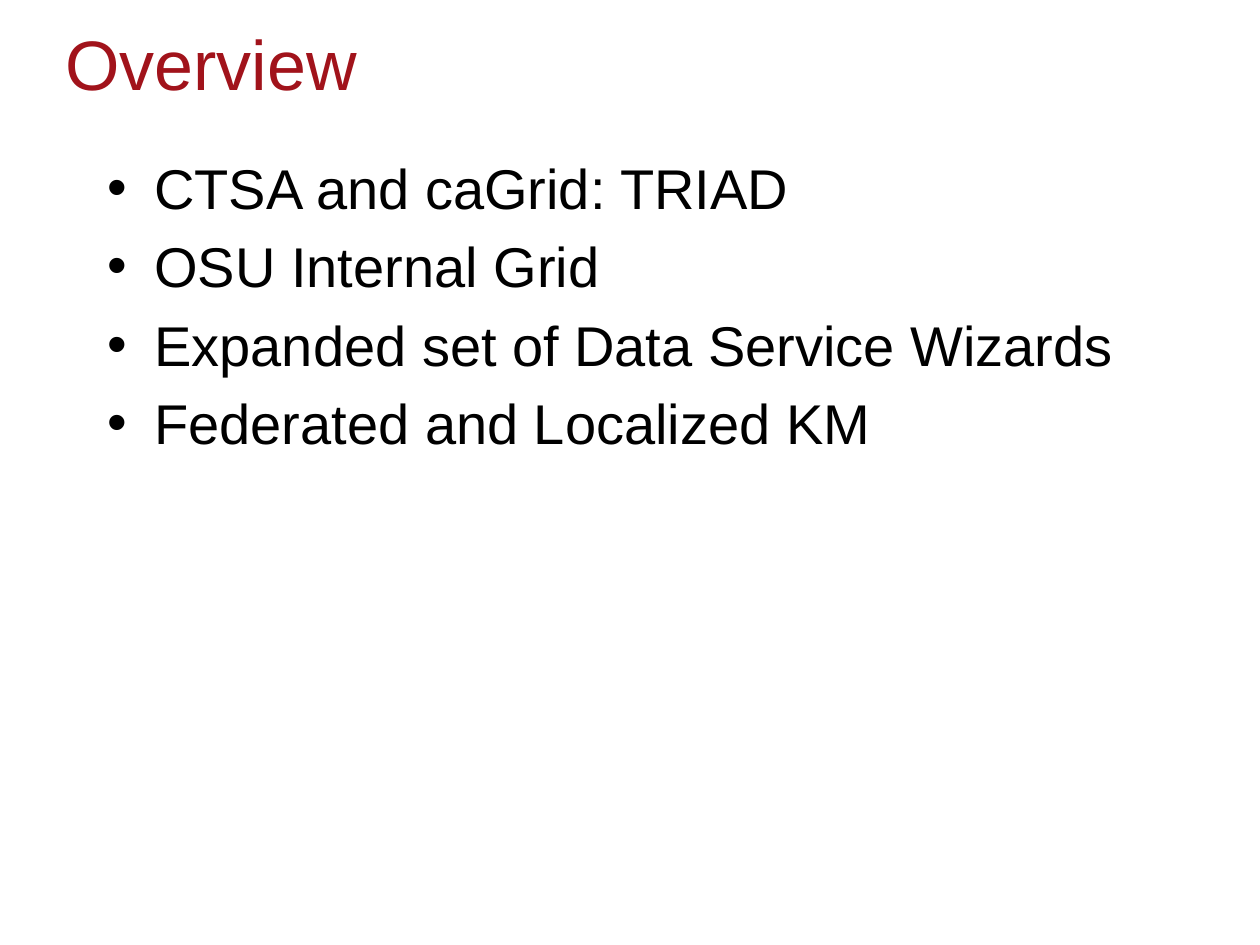
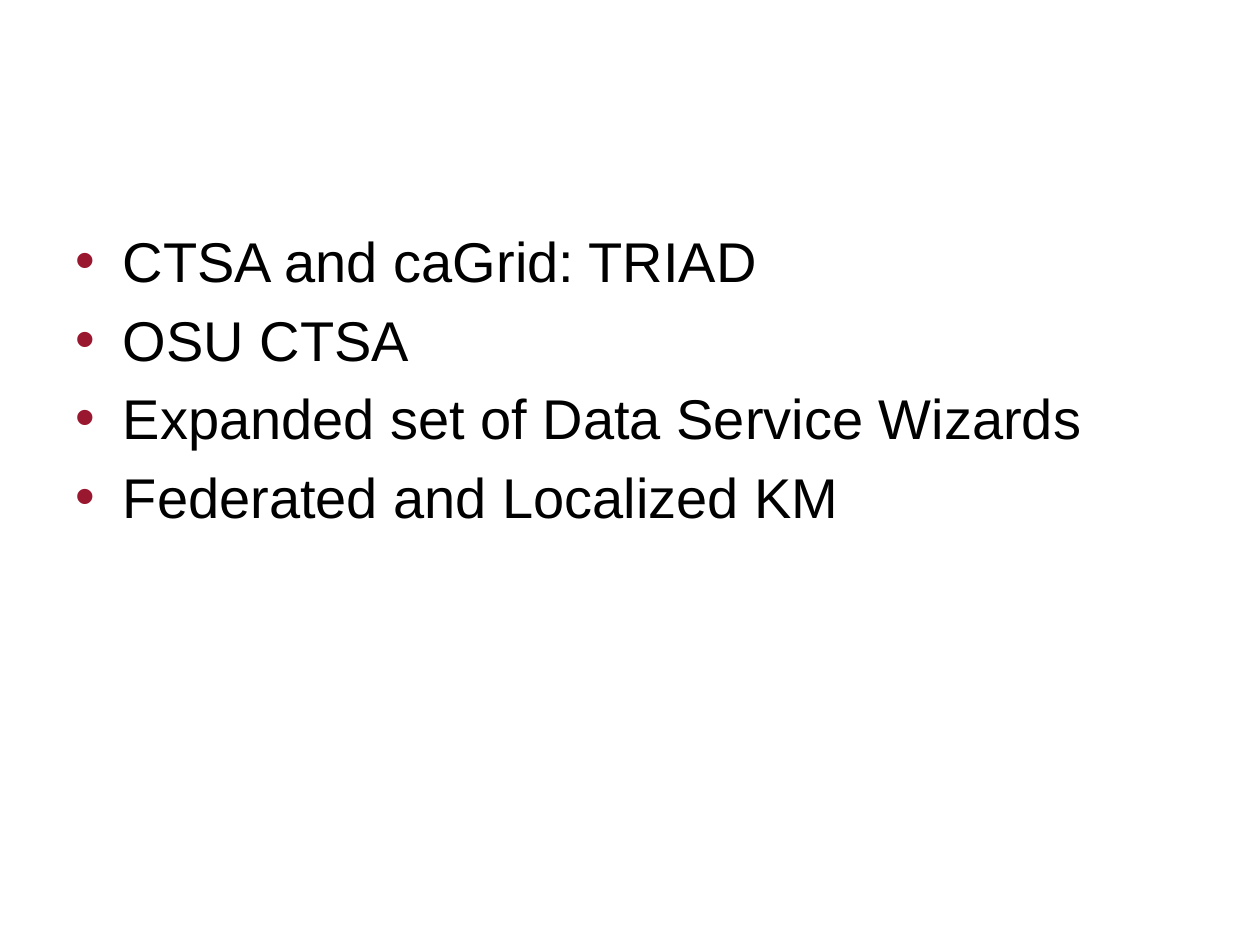
Before and after one commit to NCIP/cagrid-docs, a slide deck: slide 2 of general/presentations/200910_VCDE_ARCH/Adopting-Adapting-caGrid.pptx. Drawn at 1260x945 pixels with LibreOffice and Linux fonts; fonts in the diff are those of the drawing; background and template pictures are left out. Boxes give left, top, right and bottom in pixels: in the first picture for what was removed or moved away, otherwise in the second. Text is boxed around its words. In the diff, an @@ line names an element or a change of style, - is before the commit and + after.

```diff
--- a/general/presentations/200910_VCDE_ARCH/Adopting-Adapting-caGrid.pptx
+++ b/general/presentations/200910_VCDE_ARCH/Adopting-Adapting-caGrid.pptx
@@ title "Overview": place and size @@
-title "Overview" at (65,39,357,91)
+title "Overview" at (336,10,1250,115)
@@ title "Overview" at (336,10,1250,115): size 40 to 36 pt, text colour #A1131B to #FFFFFF, bold on; alignment left to right @@
@@ text "CTSA and caGrid: TRIAD": place and size @@
-text "CTSA and caGrid: TRIAD" at (154,168,1112,445)
+text "CTSA and caGrid: TRIAD" at (123,241,1081,519)
@@ text at (123,322,409,362): text changed @@
-• OSU Internal Grid
+• OSU CTSA
```
Also in this commit, not shown: 21 other slides changed, 5 slides added, 10 slides removed.
